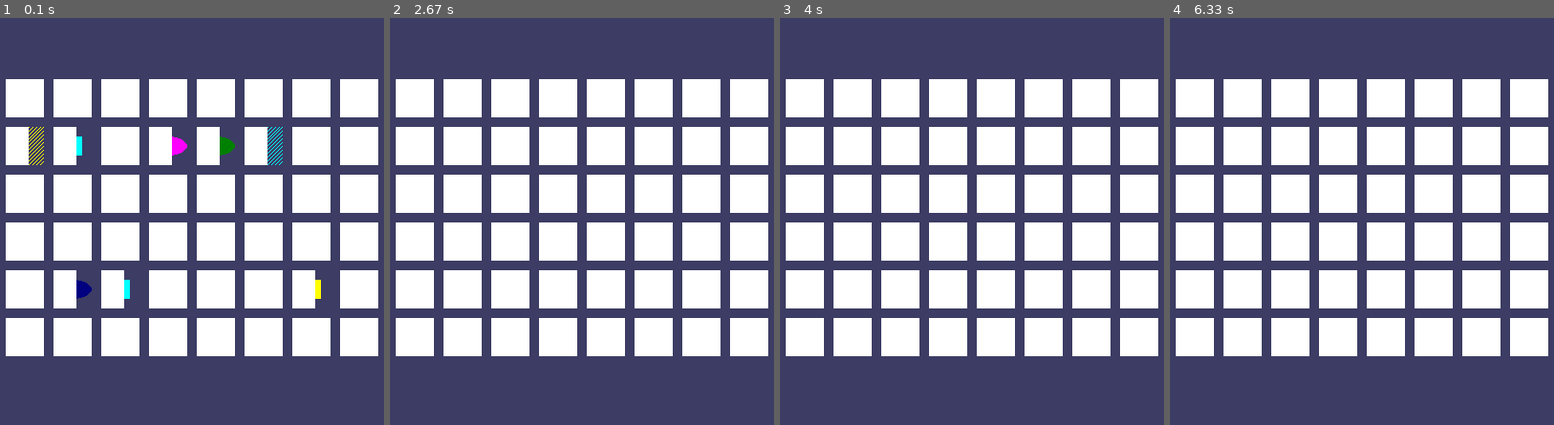
Above: before the commit, frames 1-4 (left to right).
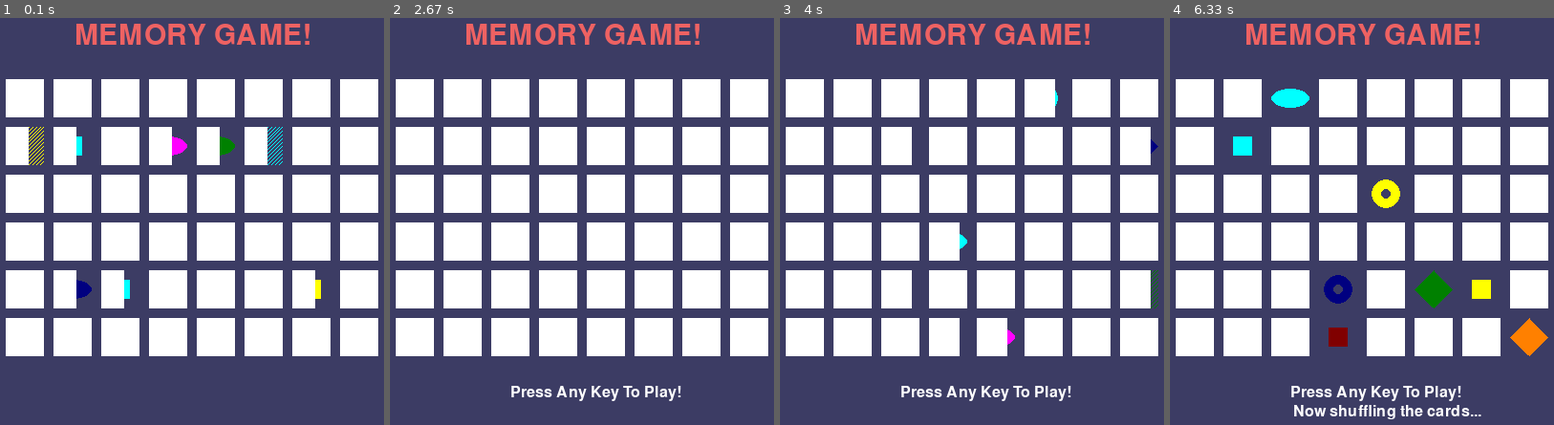
Above: after the commit, the same moments.

Repository: imanisima/Making-Games-With-Python
Game: pygame game, started from Ch3- Memory Puzzle/memoryPuzzle.py
Two runs of this game, one before a commit and one after it. Both use one fixed random seed, a clock stepped at 60 frames per second and the inputs below.
Inputs:
- Up to frame 1 (0.1 s): no input
- Up to frame 2 (2.67 s): no input
- Up to frame 3 (4 s): no input
- Up to frame 4 (6.33 s): tap Enter at 5.07 s

The runs differ from the first frame. In frame 1, 1.8% of the frame differs, in the area x 19-81%, y 1-7%; in frame 2, 2.4%; in frame 3, 3.9%; in frame 4, 11%, in the area x 13-99%, y 1-99%.

Commit message:
Start screen is added
Press any key to start

Diff:
--- a/Ch3- Memory Puzzle/memoryPuzzle.py
+++ b/Ch3- Memory Puzzle/memoryPuzzle.py
@@ -27,6 +27,7 @@
 blue     = (0, 128, 0)
 white    = (255, 255, 255)
 red      = (128, 0, 0)
+reddish     = (238, 98, 98)
 green    = (0, 0, 128)
 yellow   = (255,255, 0)
 orange   = (255, 128, 0)
@@ -50,91 +51,153 @@
 
 
 def main():
-    # frames per second
-    global fpsClock, displaysurf
+    global fpsClock, displaysurf, basicFont
+
     pygame.init()
     fpsClock = pygame.time.Clock()
     displaysurf = pygame.display.set_mode((windowWidth, windowHeight))
+    basicFont = pygame.font.Font("freesansbold.ttf", 16)
+    pygame.display.set_caption("Memory Game")
 
     # Capture mouse events
     mouse_x = 0
     mouse_y = 0
-    pygame.display.set_caption("Memory Game")
 
     mainBoard = getRandomizedBoard()
     revealedBoxes = generateRevealedBoxesData(False)
-
-    firstSelection = None  # stores the (x, y) of the first box clicked
-
+    firstSelection = None
     displaysurf.fill(bgColor)
-    startGameAnimation(mainBoard)
 
     while True:
-        mouseClicked = False
-
-        displaysurf.fill(bgColor)
-        drawBoard(mainBoard, revealedBoxes)
-
-        for event in pygame.event.get():
-            if event.type == QUIT or (event.type == KEYUP and event.key == K_ESCAPE):
-                pygame.quit()
-                sys.exit()
-
-            elif event.type == MOUSEMOTION:
-                mouse_x, mouse_y = event.pos
-            elif event.type == MOUSEBUTTONUP:
-                mouse_x, mouse_y = event.pos
-                mouseClicked = True
-
-        box_x, box_y = getBoxAtPixel(mouse_x, mouse_y)
-        if box_x is not None and box_y is not None:
-            # The mouse is currently over a box
-            if not revealedBoxes[box_x][box_y]:
-                drawHighlightBox(box_x, box_y)
-
-            if not revealedBoxes[box_x][box_y] and mouseClicked:
-                revealBoxesAnimation(mainBoard, [(box_x, box_y)])
-                revealedBoxes[box_x][box_y] = True  # set box as now revealed
-
-                if firstSelection is None:  # curr box was the first box clicked
-                    firstSelection = (box_x, box_y)
-
-                else: # curr box was the second box clicked
-                    # check if there is a match
-                    icon1shape, icon1color = getShapeAndColor(mainBoard, firstSelection[0], firstSelection[1])
-                    icon2shape, icon2color = getShapeAndColor(mainBoard, box_x, box_y)
-
-                    if icon1shape != icon2shape or icon1color != icon2color:
-                        # Icons do not match -> recover them
-                        pygame.time.wait(1000) # 1000 milliseconds or 1 min
-
-                        coverBoxesAnimation(mainBoard, [(firstSelection[0], firstSelection[1]), (box_x, box_y)])
-                        revealedBoxes[firstSelection[0]][firstSelection[1]] = False
-                        revealedBoxes[box_x][box_y] = False
-
-                    # Check if all pairs are found
-                    elif hasWon(revealedBoxes):
-                        gameWonAnimation(mainBoard)
-                        pygame.time.wait(2000)
-
-                        # Reset the board
-                        mainBoard = getRandomizedBoard()
-                        revealedBoxes = generateRevealedBoxesData(False)
-
-                        # Show the fully unrevealed board for 1 sec
-                        drawBoard(mainBoard, revealedBoxes)
-                        pygame.display.update()
-                        pygame.time.wait(1000)
-
-                        # Replay the start game animation
-                        startGameAnimation(mainBoard)
-
-                    # Reset first selection var
-                    firstSelection = None
-
-        # Redraw the screen
+        showStartScreen(mainBoard)
+        showShuffleMsg()
+        startGameAnimation(mainBoard)
+
+        while True:
+            mouseClicked = False
+
+            displaysurf.fill(bgColor)
+            showTitle()
+            drawBoard(mainBoard, revealedBoxes)
+
+            for event in pygame.event.get():
+                if event.type == QUIT or (event.type == KEYUP and event.key == K_ESCAPE):
+                    pygame.quit()
+                    sys.exit()
+
+                elif event.type == MOUSEMOTION:
+                    mouse_x, mouse_y = event.pos
+                elif event.type == MOUSEBUTTONUP:
+                    mouse_x, mouse_y = event.pos
+                    mouseClicked = True
+
+            box_x, box_y = getBoxAtPixel(mouse_x, mouse_y)
+            if box_x is not None and box_y is not None:
+                # The mouse is currently over a box
+                if not revealedBoxes[box_x][box_y]:
+                    drawHighlightBox(box_x, box_y)
+
+                if not revealedBoxes[box_x][box_y] and mouseClicked:
+                    revealBoxesAnimation(mainBoard, [(box_x, box_y)])
+                    revealedBoxes[box_x][box_y] = True  # set box as now revealed
+
+                    if firstSelection is None:  # curr box was the first box clicked
+                        firstSelection = (box_x, box_y)
+
+                    else:  # curr box was the second box clicked
+                        # check if there is a match
+                        icon1shape, icon1color = getShapeAndColor(mainBoard, firstSelection[0], firstSelection[1])
+                        icon2shape, icon2color = getShapeAndColor(mainBoard, box_x, box_y)
+
+                        if icon1shape != icon2shape or icon1color != icon2color:
+                            # Icons do not match -> recover them
+                            pygame.time.wait(1000) # 1000 milliseconds or 1 min
+
+                            coverBoxesAnimation(mainBoard, [(firstSelection[0], firstSelection[1]), (box_x, box_y)])
+                            revealedBoxes[firstSelection[0]][firstSelection[1]] = False
+                            revealedBoxes[box_x][box_y] = False
+
+                        # Check if all pairs are found
+                        elif hasWon(revealedBoxes):
+                            gameWonAnimation(mainBoard)
+                            pygame.time.wait(2000)
+
+                            # Reset the board
+                            mainBoard = getRandomizedBoard()
+                            revealedBoxes = generateRevealedBoxesData(False)
+
+                            # Show the fully unrevealed board for 1 sec
+                            drawBoard(mainBoard, revealedBoxes)
+                            pygame.display.update()
+                            pygame.time.wait(1000)
+
+                            # Replay the start game animation
+                            startGameAnimation(mainBoard)
+
+                        # Reset first selection var
+                        firstSelection = None
+
+            # Redraw the screen
+            pygame.display.update()
+            fpsClock.tick(FPS)
+
+
+def showStartScreen(startboard):
+    while True:
+        showTitle()
+        startGameAnimation(startboard)
+
+        drawPressKeyMsg()
+
+        if checkForKeyPress():
+            pygame.event.get()
+            return
+
         pygame.display.update()
         fpsClock.tick(FPS)
+
+
+def showTitle():
+    titleFont = pygame.font.Font("freesansbold.ttf", 30)
+    titleSurf = titleFont.render("MEMORY GAME!", True, reddish, bgColor)
+
+    titleRect = titleSurf.get_rect()
+    titleRect.topright = (windowWidth - 200, windowHeight - 450)
+    displaysurf.blit(titleSurf, titleRect)
+
+
+def drawPressKeyMsg():
+    pressKeySurf = basicFont.render("Press Any Key To Play!", True, white, bgColor)
+    pressKeyRect = pressKeySurf.get_rect()
+    pressKeyRect.topleft = (windowWidth - 400, windowHeight - 70)
+    displaysurf.blit(pressKeySurf, pressKeyRect)
+
+
+def showShuffleMsg():
+    shuffleSurf = basicFont.render("Now shuffling the cards...", True, white, bgColor)
+    shuffleRect = shuffleSurf.get_rect()
+    shuffleRect.topright = (windowWidth - 200, windowHeight - 50)
+    displaysurf.blit(shuffleSurf, shuffleRect)
+
+    pygame.display.update()
+    fpsClock.tick(FPS)
+
+
+def checkForKeyPress():
+    if len(pygame.event.get(QUIT)) > 0:
+        terminate()
+
+    keyUpEvents = pygame.event.get(KEYUP)
+    if len(keyUpEvents) == 0:
+        return None
+    if keyUpEvents[0].key == K_ESCAPE:
+        terminate()
+    return keyUpEvents[0].key
+
+
+def terminate():
+    pygame.quit()
+    sys.exit()
 
 
 # randomly reveal the boxes 8 at a time
